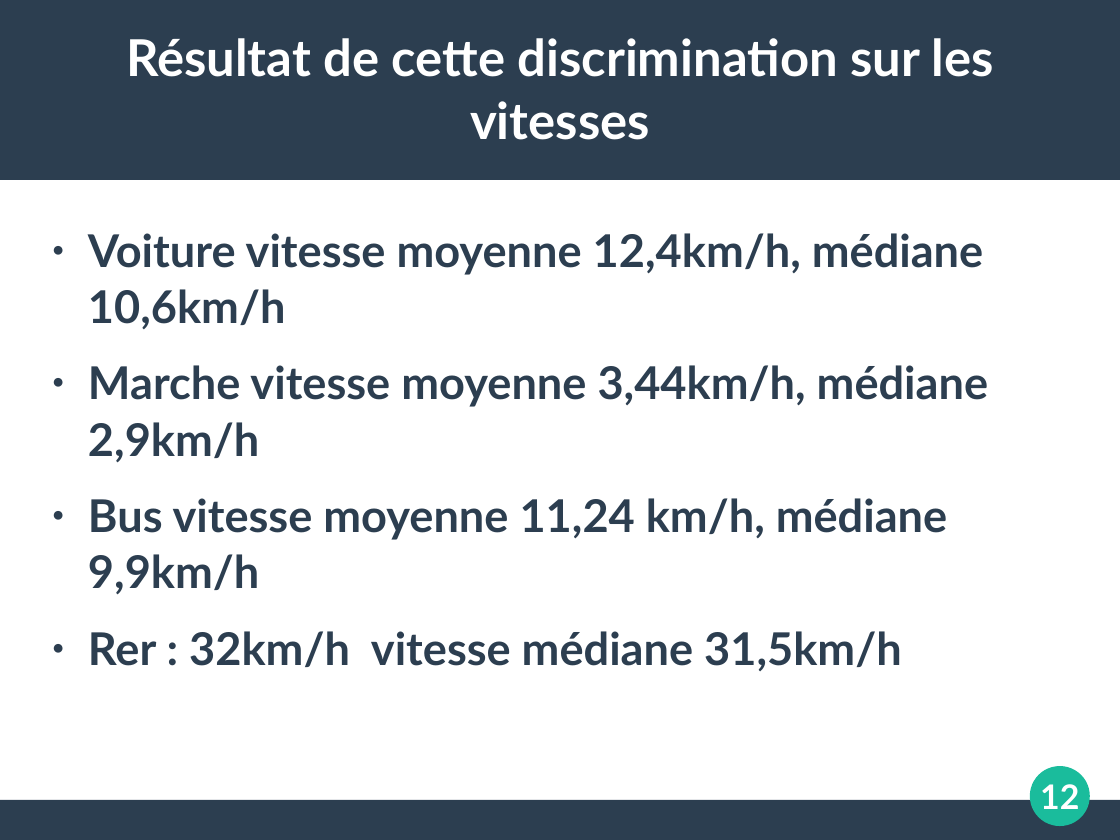
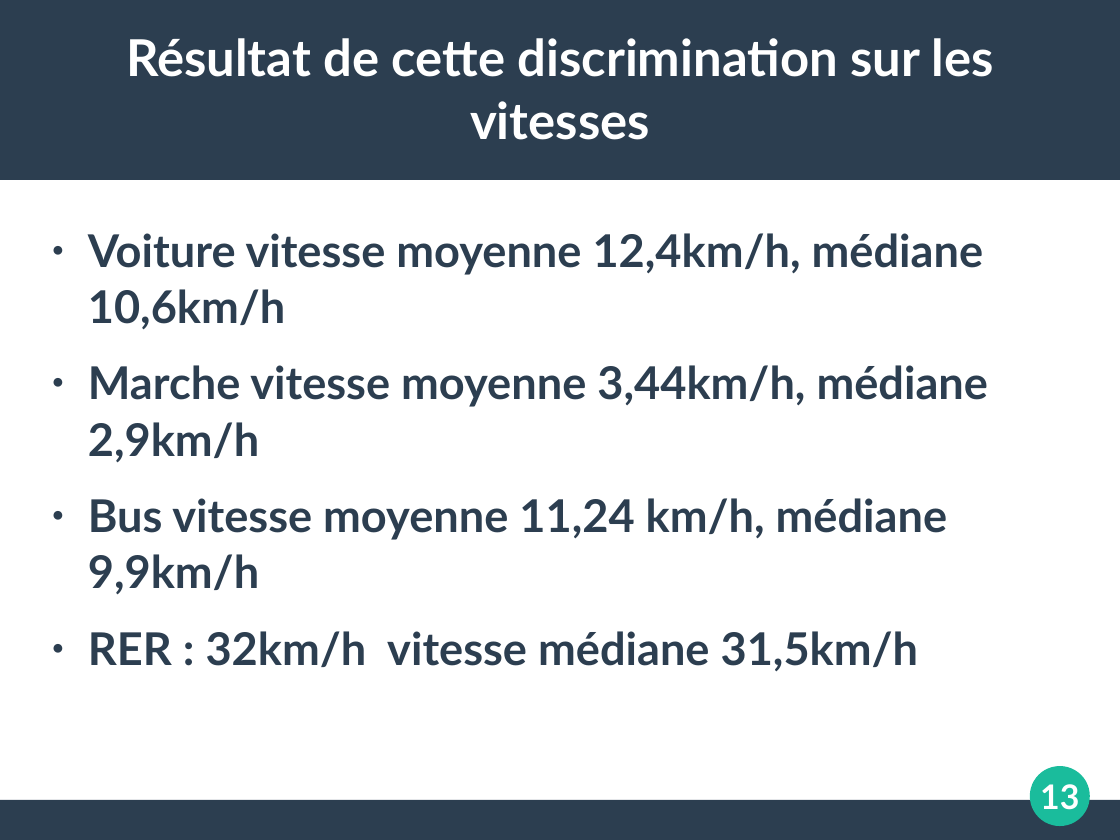
Before and after one commit to koper921/ProjetGps, a slide deck: slide 13 of Slide TER.ppt (slide 12 before the commit). Drawn at 1120x840 pixels with LibreOffice and Linux fonts; fonts in the diff are those of the drawing. Boxes give left, top, right and bottom in pixels: in the first picture for what was removed or moved away, otherwise in the second. Text is boxed around its words. In the diff, an @@ line names an element or a change of style, - is before the commit and + after.

```diff
--- a/Slide TER.ppt
+++ b/Slide TER.ppt
@@ text at box(88, 631, 919, 671): text changed @@
-● Rer : 32km/h vitesse médiane 31,5km/h
+● RER : 32km/h vitesse médiane 31,5km/h
@@ page number at box(1040, 784, 1079, 810): text changed @@
-12
+13
```
Also in this commit, not shown: 12 other slides changed, 1 slide added, 3 other files.
